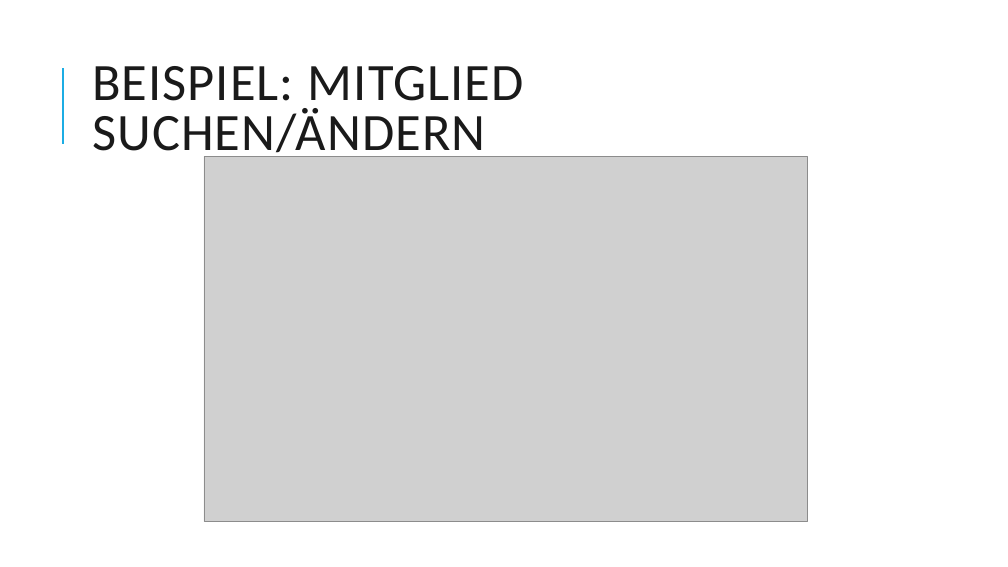
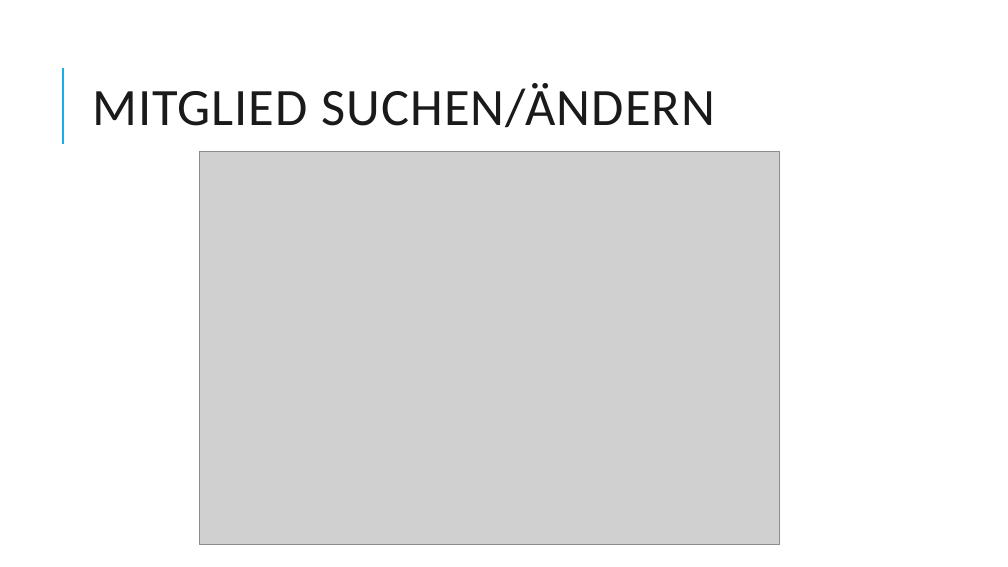
Before and after one commit to Dabjazz/SportsClubManager, a slide deck: slide 40 of Presentation/Presentation.pptx. Drawn at 1008x567 pixels with LibreOffice and Linux fonts; fonts in the diff are those of the drawing; grey boxes stand for pictures. Boxes give left, top, right and bottom in pixels: in the first picture for what was removed or moved away, otherwise in the second. Text is boxed around its words. In the diff, an @@ line names an element or a change of style, - is before the commit and + after.

```diff
--- a/Presentation/Presentation.pptx
+++ b/Presentation/Presentation.pptx
@@ title at (92, 83, 715, 128): text changed @@
-BEISPIEL: MITGLIED SUCHEN/ÄNDERN
+MITGLIED SUCHEN/ÄNDERN
@@ picture: place and size @@
-picture at (204, 157, 808, 522)
+picture at (200, 152, 779, 545)
```
Also in this commit, not shown: 4 other slides changed, 2 slides added, 6 other files.
